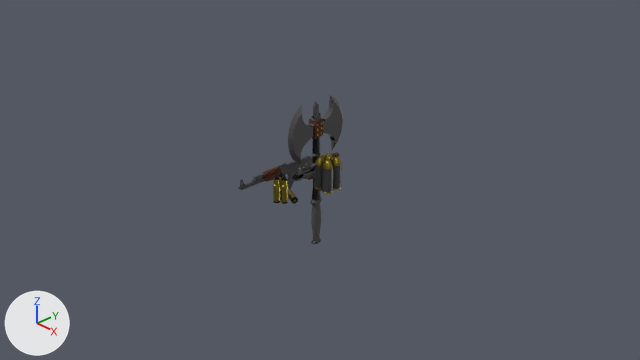
The Blender file Guns/Guns.blend as it was, and as the next commit left it.
Camera for both pictures: the file's camera 'Camera'. The axes (+X, +Y, +Z) are drawn at lower left. The lights are the same throughout. The same objects are shown in both versions, whatever each file hides.

The first picture shows 'Ak47', 'Battle Axe', 'Mini Pistol', 'Pistol.001', 'Primary Bullets', 'Secondary Bullets'.
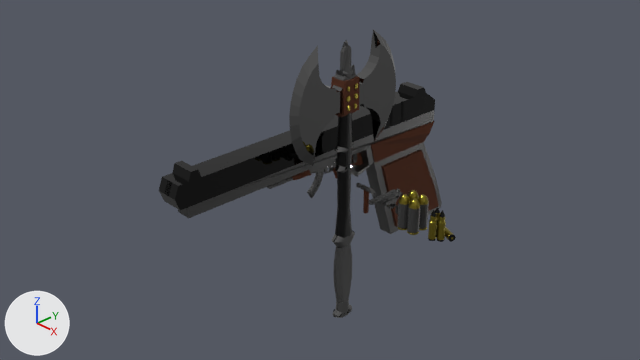
Where the newer file only moved an object's origin or applied its transform, the numbers keep the older frame.

Pixel boxes (x1, y1, x2, y2) of what changed, in the pictures (640 x 360 px):
'Pistol.001', reshaped: before (292, 168, 313, 181); after (159, 82, 442, 234)
'Battle Axe', moved, rescaled (93% wider, 93% taller): before (288, 95, 343, 244); after (289, 29, 396, 318)
'Secondary Bullets', moved: before (314, 152, 342, 194); after (397, 190, 429, 235)
'Ak47', moved: before (238, 152, 339, 190); after (267, 152, 363, 198)
'Primary Bullets', moved: before (273, 171, 298, 204); after (428, 206, 456, 242)
'Mini Pistol', moved: before (303, 171, 342, 187); after (368, 188, 403, 214)
'Hammer', moved: before (310, 161, 322, 191); after (356, 183, 377, 213)

What changed in the scene script:
```text
Change me_plane_033:
    where me_plane_033.from_pydata(...)  # 224 vertices, 161 faces; spans x -0.71..-0.65, y -0.344..0.392, z -0.268..0.064
    used by ob_pistol_001; location = (0.578, -0.002, 0.016)
    me_plane_033 part 1: the whole mesh is multiplied about its middle by the matrix ((6.304, 0.0, 0.0), (0.0, 6.304, 0.0), (0.0, 0.0, 6.304)), then moved by (0.152, -0.007, -0.151)
Change ob_hammer:
    ob_hammer.location: (0.0, 0.0, 0.0) -> (0.825, 0.0, 0.0)
Change ob_primary_bullets:
    ob_primary_bullets.location: (0.074, -0.651, 0.0) -> (1.968, 0.027, 0.0)
Change ob_secondary_bullets:
    ob_secondary_bullets.location: (0.0, 0.0, 0.0) -> (1.431, 0.0, 0.0)
Change ob_mini_pistol:
    ob_mini_pistol.location: (0.0, 0.0, 0.0) -> (1.132, 0.0, 0.074)
Change ob_ak47:
    ob_ak47.location: (-0.4, -0.119, -0.122) -> (0.0, 0.0, 0.0)
Change ob_battle_axe:
    ob_battle_axe.location: (-0.04, -0.019, 0.0) -> (0.463, -0.019, 0.0)
    ob_battle_axe.scale: (1.0, 1.0, 1.0) -> (1.89, 1.89, 1.89)
```
